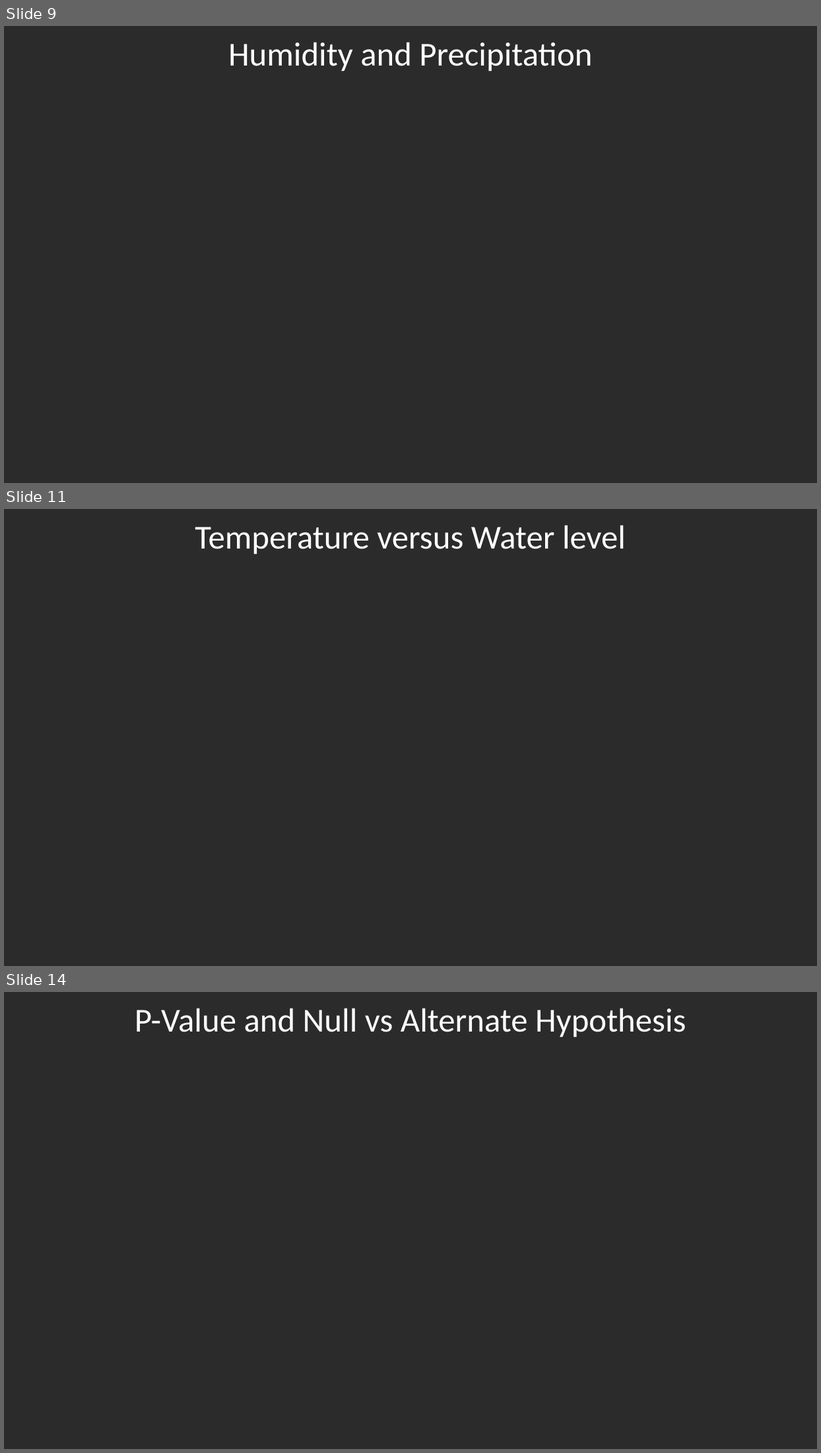
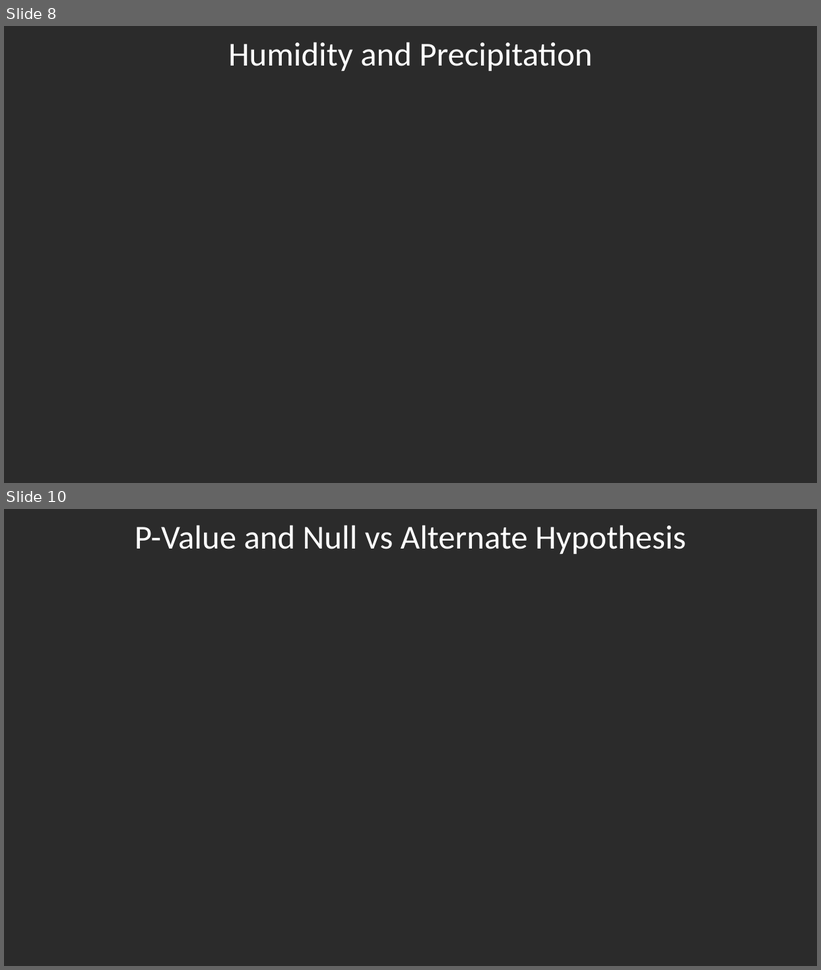
Before and after one commit to Shwetbaba/A-Review-of-the-Effectiveness-of-the-San-Antonio-Water-System-SAWS-Water-Restrictions-Policies, a slide deck: Project1_Final_Presentation_raw_format.pptx. Shown one above the other, each under a label of ours: slides 9, 11 and 14 before the commit, slides 8 and 10 after it; the slides between them are not shown. The pictures are 821x1453 and 821x970 pixels, drawn with LibreOffice and Linux fonts; fonts in the diff are those of the drawing; background and template pictures are left out; a plain dark background stands for a picture behind light text. Boxes give left, top, right and bottom in pixels: in the first picture for what was removed or moved away, otherwise in the second. Text is boxed around its words. In the diff, an @@ line names an element or a change of style, - is before the commit and + after.

```diff
--- a/Project1_Final_Presentation_raw_format.pptx
+++ b/Project1_Final_Presentation_raw_format.pptx
@@ slide 11 removed at (x1=4, y1=509, x2=817, y2=966), background picture (left out) @@
@@ title removed at (x1=195, y1=525, x2=626, y2=554) @@
-Temperature versus Water level
@@ what was slide 9 is now slide 8 @@
@@ what was slide 14 is now slide 10 @@
```
Also in this commit, not shown: 4 slides changed, 3 slides added, 6 other slides removed.
